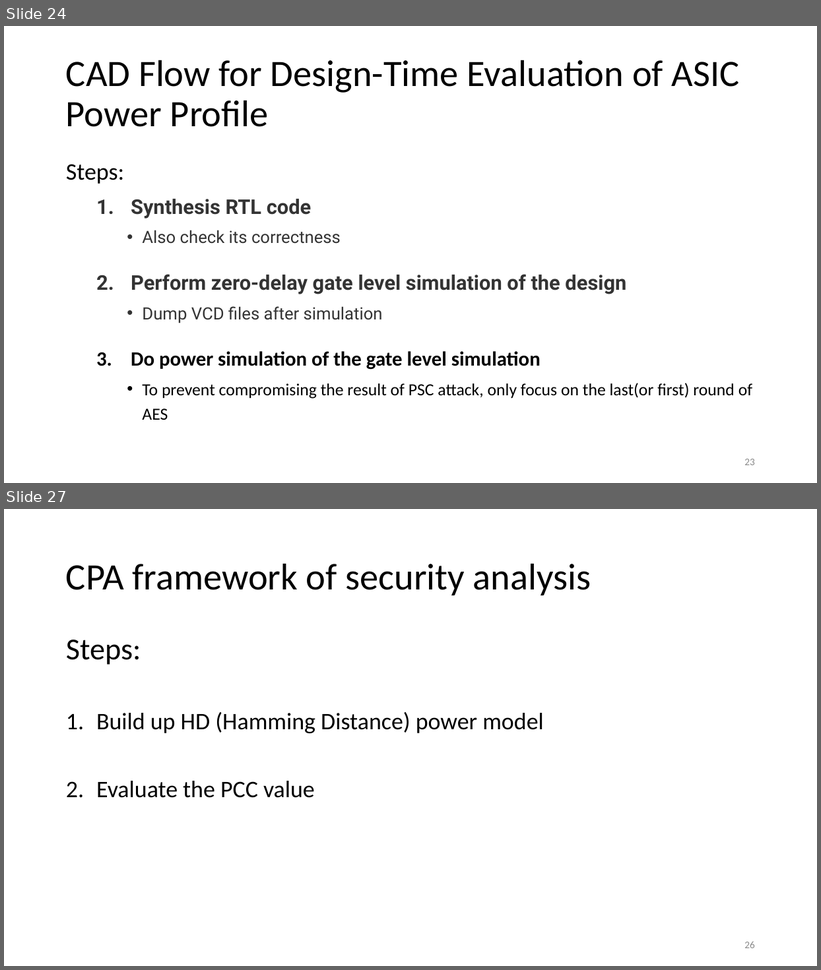
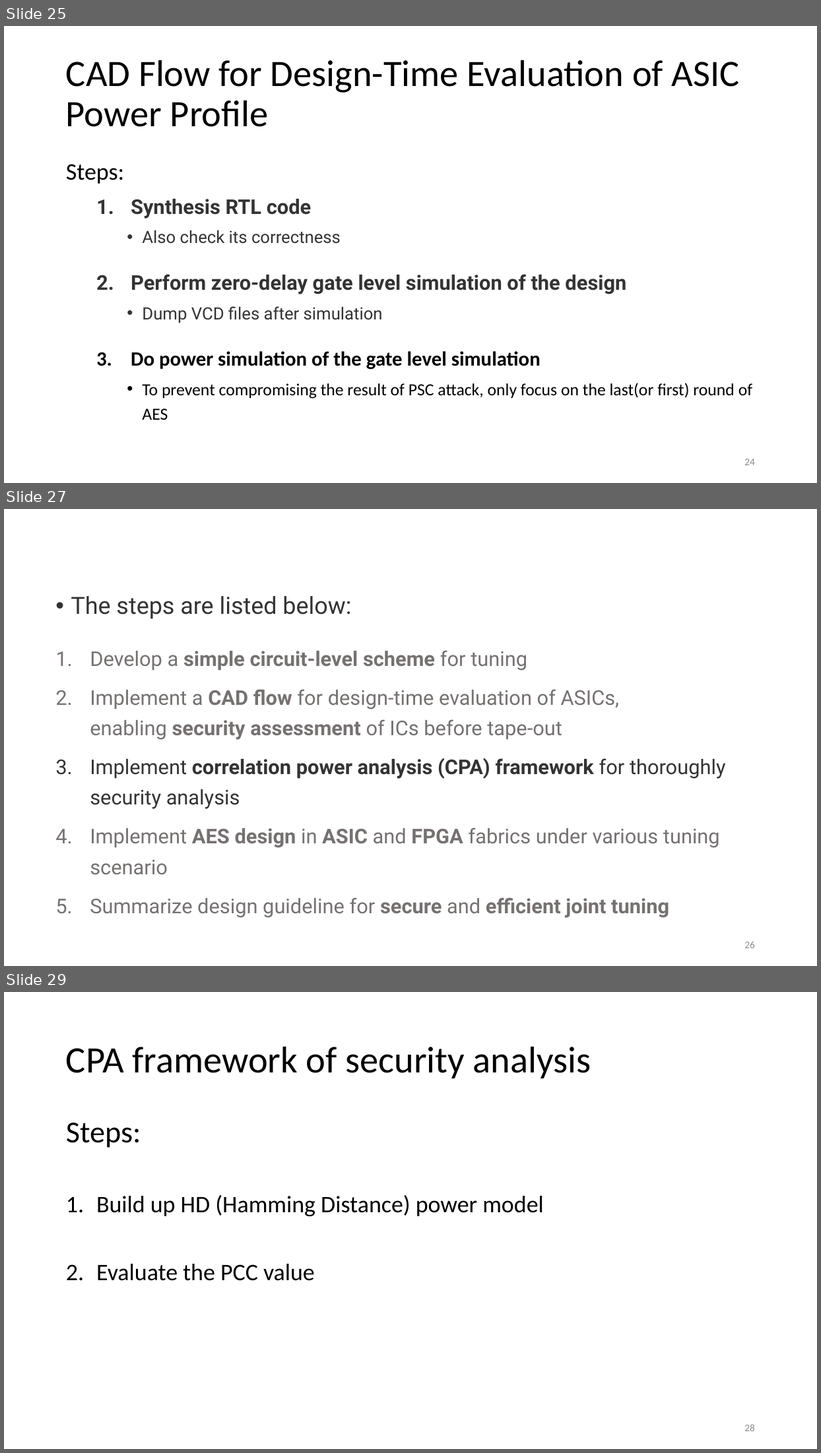
Before and after one commit to Pacific-Feng-Studuies/Studied-Papers, a slide deck: GM/X-Volt Joint Tuning of Driver Strengths and Supply Voltages/X-Volt Joint Tuning of Driver Strengths and Supply Voltages.pptx. Shown one above the other, each under a label of ours: slides 24 and 27 before the commit, slides 25, 27 and 29 after it; the slides between them are not shown. The pictures are 821x970 and 821x1453 pixels, drawn with LibreOffice and Linux fonts; fonts in the diff are those of the drawing. Boxes give left, top, right and bottom in pixels: in the first picture for what was removed or moved away, otherwise in the second. Text is boxed around its words. In the diff, an @@ line names an element or a change of style, - is before the commit and + after.

```diff
--- a/GM/X-Volt Joint Tuning of Driver Strengths and Supply Voltages/X-Volt Joint Tuning of Driver Strengths and Supply Voltages.pptx
+++ b/GM/X-Volt Joint Tuning of Driver Strengths and Supply Voltages/X-Volt Joint Tuning of Driver Strengths and Supply Voltages.pptx
@@ slide 27 added at (x1=4, y1=509, x2=817, y2=966), background #FFFFFF @@
@@ text added at (x1=71, y1=596, x2=726, y2=918), 24 pt, text #767171 @@
+• The steps are listed below:
+1. Develop a simple circuit-level scheme for tuning
+2. Implement a CAD flow for design-time evaluation of ASICs, enabling security assessment of ICs before tape-out
+3. Implement correlation power analysis (CPA) framework for thoroughly security analysis
+4. Implement AES design in ASIC and FPGA fabrics under various tuning scenario
+5. Summarize design guideline for secure and efficient joint tuning
@@ page number added at (x1=745, y1=941, x2=755, y2=949), 12 pt, text #8C8C8C @@
+26
@@ what was slide 24 is now slide 25 @@
@@ page number at (x1=745, y1=459, x2=755, y2=466): text changed @@
-23
+24
@@ what was slide 27 is now slide 29 @@
@@ page number at (x1=745, y1=1424, x2=755, y2=1432): text changed @@
-26
+28
```
Also in this commit, not shown: 15 slides changed, 2 other slides added, 1 slide removed.
